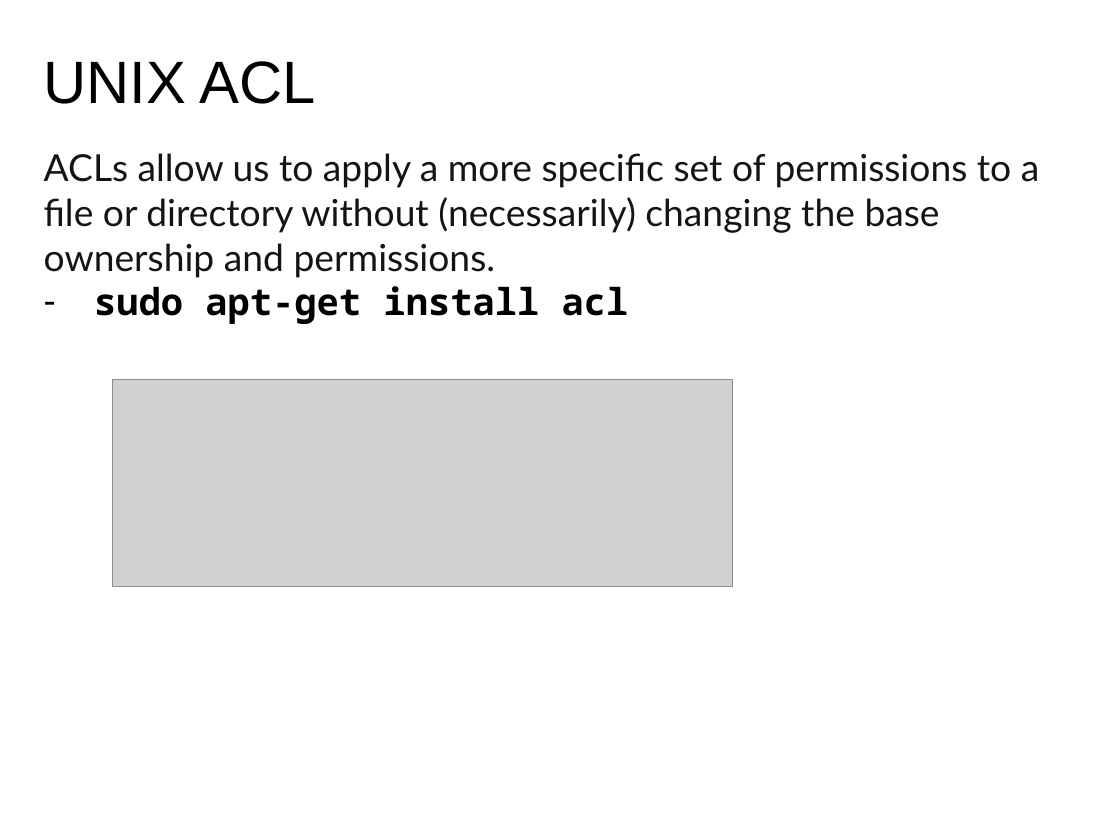
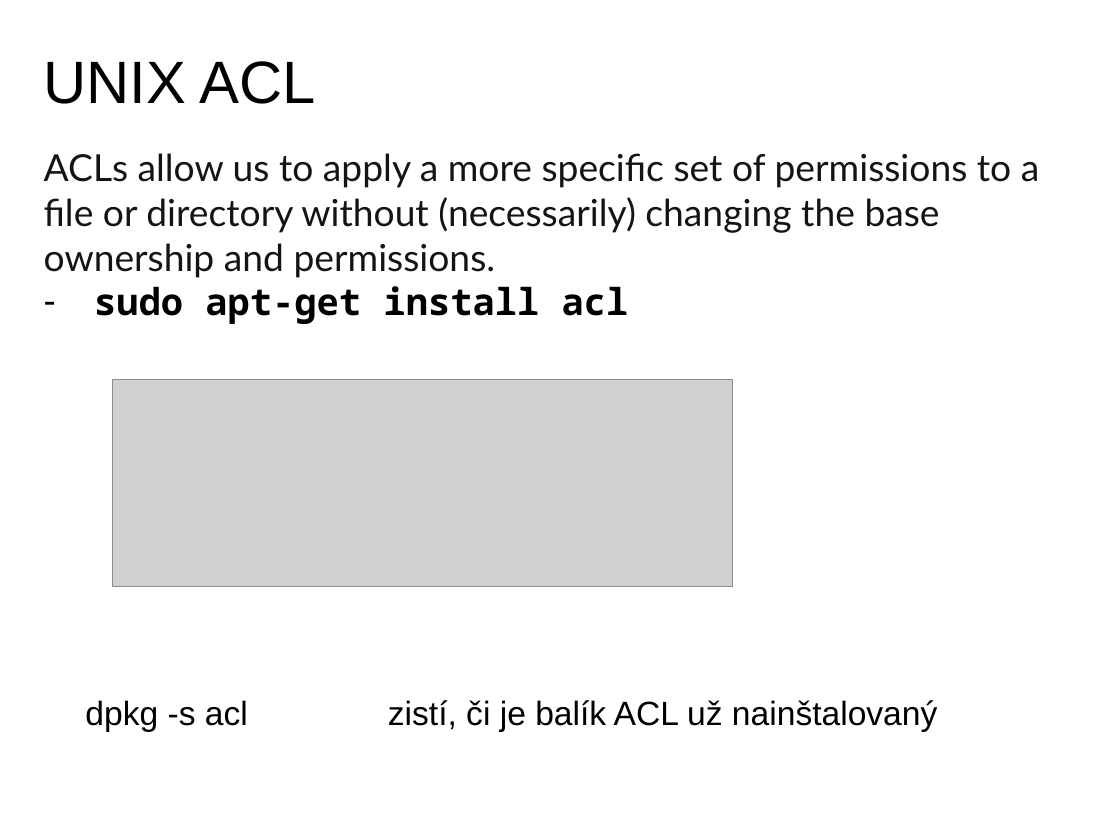
Before and after one commit to jb23lm87/OS-prednasky, a slide deck: slide 46 of LC UNIX/03 The Linux Filesystem.pptx. Drawn at 1120x840 pixels with LibreOffice and Linux fonts; fonts in the diff are those of the drawing; grey boxes stand for pictures. Boxes give left, top, right and bottom in pixels: in the first picture for what was removed or moved away, otherwise in the second. Text is boxed around its words. In the diff, an @@ line names an element or a change of style, - is before the commit and + after.

```diff
--- a/LC UNIX/03 The Linux Filesystem.pptx
+++ b/LC UNIX/03 The Linux Filesystem.pptx
@@ text added at (85, 700, 937, 732), 24 pt, text #000000 @@
+dpkg -s acl zistí, či je balík ACL už nainštalovaný
```
Also in this commit, not shown: 1 other slide changed, 2 other files.
